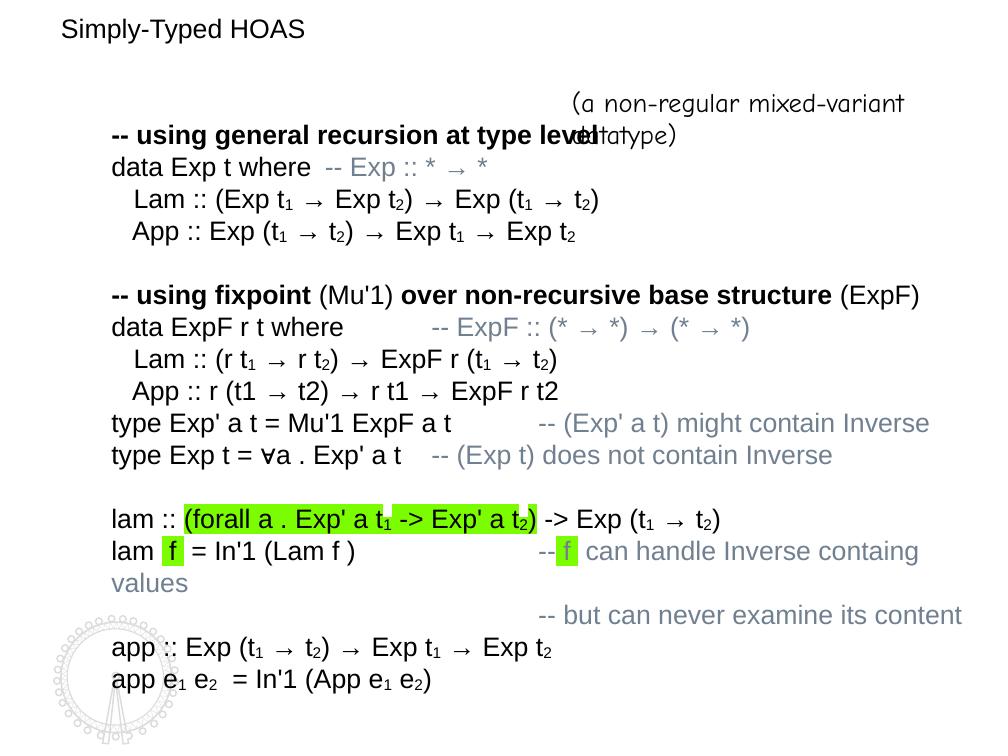
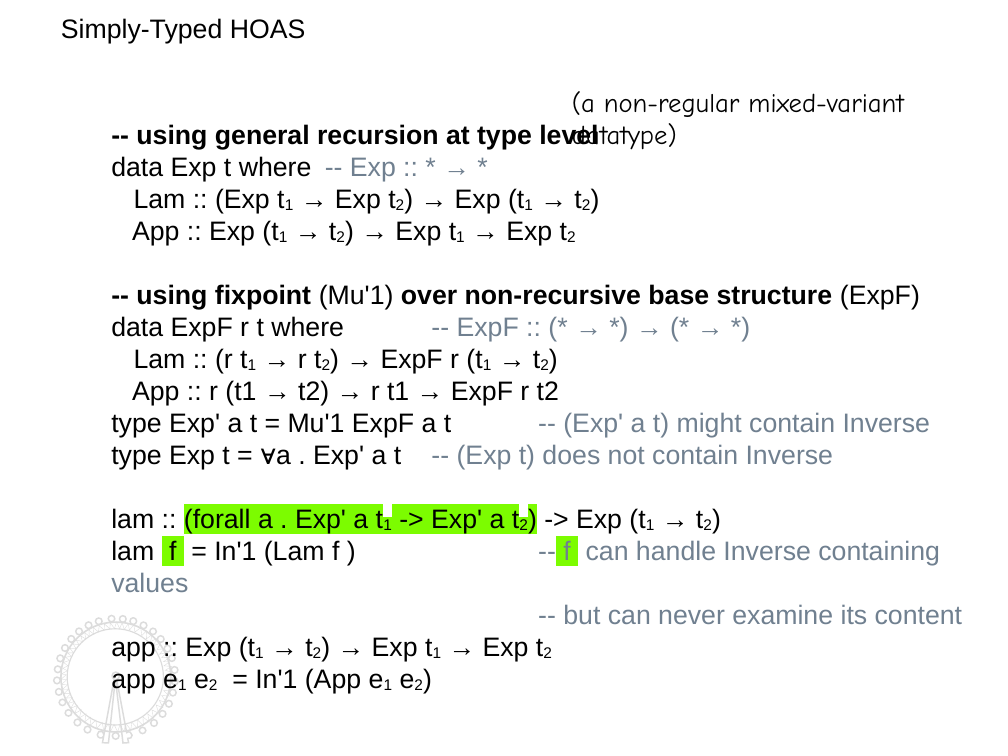
Before and after one commit to kyagrd/naxPapers, a slide deck: slide 11 of draft/TYPES13/ppt/myslide.odp. Drawn at 1008x756 pixels with LibreOffice and Linux fonts; fonts in the diff are those of the drawing. Boxes give left, top, right and bottom in pixels: in the first picture for what was removed or moved away, otherwise in the second. Text is boxed around its words. In the diff, an @@ line names an element or a change of style, - is before the commit and + after.

```diff
--- a/draft/TYPES13/ppt/myslide.odp
+++ b/draft/TYPES13/ppt/myslide.odp
@@ text at bbox=[111, 540, 940, 592]: text changed @@
-lam f = In'1 (Lam f ) -- f can handle Inverse containg values
+lam f = In'1 (Lam f ) -- f can handle Inverse containing values
```
Also in this commit, not shown: 16 other slides changed, 1 other file.
